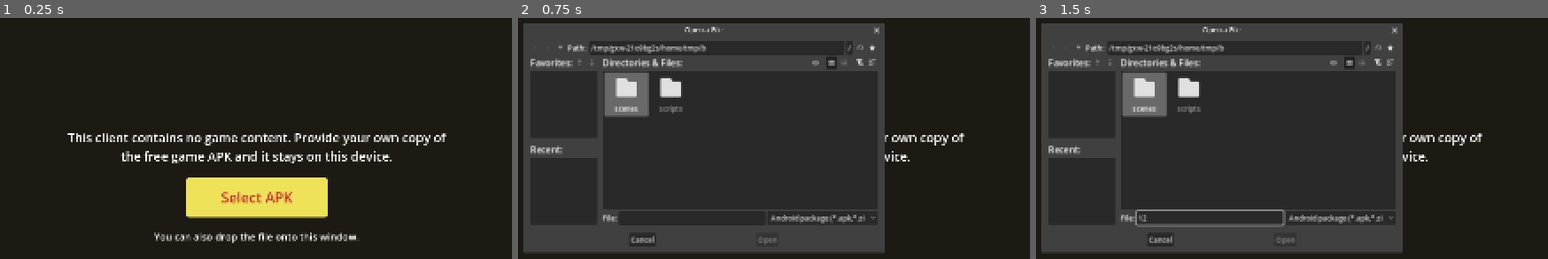
Above: before the commit, frames 1-3 (left to right).
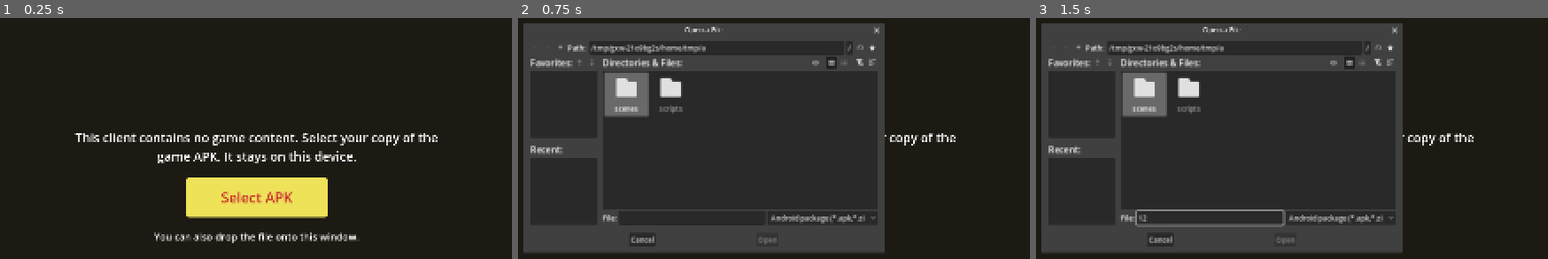
Above: after the commit, the same moments.

Repository: MorenoLand/Moreno.WeedFirm
Game: Godot game, scene res://scenes/main.tscn
The game is run twice, just before and just after one commit, with the same random seed, the same clock (stepped at 60 frames per second) and the same inputs.
Inputs (mouse positions are in pixels of both pictures, inside the frame that each line leads up to):
- Up to frame 1 (0.25 s): no input
- Up to frame 2 (0.75 s): click "Select APK" at 0.5 s
- Up to frame 3 (1.5 s): click (1210, 218) at 1.27 s; type "12" at 1.35 s

The runs differ from the first frame. In frame 1, 3.0% of the frame differs, in the area x 13-88%, y 47-61%; in frame 2, 0.5%; in frame 3, 0.5%.

Commit message:
Let the web build start from a locally built asset bundle; reword the loader text

Diff:
--- a/scripts/apk_loader.gd
+++ b/scripts/apk_loader.gd
@@ -271,3 +271,24 @@
 	for k in meta: put(k, meta[k])
 	zip.close()
 	return true
+func extract_zip(apk_path: String, zip_path: String) -> bool:
+	if not open_index(apk_path): return false
+	var pk := ZIPPacker.new()
+	if pk.open(zip_path) != OK: return false
+	for rel in files:
+		var data := read_bytes(rel)
+		pk.start_file(rel)
+		pk.write_file(data)
+		pk.close_file()
+		count += 1
+		if rel.ends_with(".png"):
+			var np: Variant = nine(data)
+			if np != null: patches[rel] = np
+	meta["ninepatch.json"] = patches
+	for k in meta:
+		pk.start_file(k)
+		pk.write_file(JSON.stringify(meta[k]).to_utf8_buffer())
+		pk.close_file()
+	pk.close()
+	zip.close()
+	return true
--- a/scripts/assets.gd
+++ b/scripts/assets.gd
@@ -12,11 +12,17 @@
 var _fonts := {}
 func _ready() -> void: reload()
 const APK_CFG := "user://apk_path.txt"
+const BUNDLE := "user://assets_bundle.zip"
 var src: ApkLoader = null
+var bundle: ZIPReader = null
 func reload() -> void:
 	src = null
+	bundle = null
 	base = "res://assets_extracted/"
 	if FileAccess.file_exists("user://assets_extracted/strings.json"): base = "user://assets_extracted/"
+	elif FileAccess.file_exists(BUNDLE):
+		var z := ZIPReader.new()
+		if z.open(BUNDLE) == OK and z.file_exists("strings.json"): bundle = z
 	elif FileAccess.file_exists(APK_CFG):
 		var l := ApkLoader.new()
 		if l.open_index(FileAccess.get_file_as_string(APK_CFG).strip_edges()): src = l
@@ -30,8 +36,12 @@
 	styles = jload("styles.json")
 	nine = jload("ninepatch.json")
 func ok() -> bool: return not strings.is_empty()
-func has(rel: String) -> bool: return src.has(rel) if src != null else FileAccess.file_exists(base + rel)
-func bytes_of(rel: String) -> PackedByteArray: return src.read_bytes(rel) if src != null else FileAccess.get_file_as_bytes(base + rel)
+func has(rel: String) -> bool:
+	if bundle != null: return bundle.file_exists(rel)
+	return src.has(rel) if src != null else FileAccess.file_exists(base + rel)
+func bytes_of(rel: String) -> PackedByteArray:
+	if bundle != null: return bundle.read_file(rel) if bundle.file_exists(rel) else PackedByteArray()
+	return src.read_bytes(rel) if src != null else FileAccess.get_file_as_bytes(base + rel)
 func use_apk(path: String) -> bool:
 	var l := ApkLoader.new()
 	if not l.open_index(path): return false
@@ -42,6 +52,9 @@
 	reload()
 	return ok()
 func jload(rel: String) -> Variant:
+	if bundle != null:
+		if not bundle.file_exists(rel): return {}
+		return JSON.parse_string(bundle.read_file(rel).get_string_from_utf8())
 	if src != null: return src.json(rel)
 	var t := FileAccess.get_file_as_string(base + rel)
 	return JSON.parse_string(t) if t != "" else {}
--- a/scripts/extract_cli.gd
+++ b/scripts/extract_cli.gd
@@ -2,11 +2,17 @@
 func _init() -> void:
 	var args := OS.get_cmdline_user_args()
 	if args.size() < 1:
-		print("usage: redot --headless --script scripts/extract_cli.gd -- <game.apk> [output dir]")
+		print("usage: redot --headless --script scripts/extract_cli.gd -- <game.apk> [output dir | bundle.zip]")
 		quit(1)
 		return
 	var l := ApkLoader.new()
+	var ok := false
+	if args.size() > 1 and args[1].ends_with(".zip"):
+		ok = l.extract_zip(args[0], args[1])
+		print("Bundled %d files into %s" % [l.count, args[1]] if ok else "Could not read the APK")
+		quit(0 if ok else 1)
+		return
 	if args.size() > 1: l.out = args[1].rstrip("/") + "/"
-	var ok := l.extract(args[0])
+	ok = l.extract(args[0])
 	print("Extracted %d files to %s" % [l.count, l.out] if ok else "Could not read the APK")
 	quit(0 if ok else 1)
--- a/scripts/loader.gd
+++ b/scripts/loader.gd
@@ -22,7 +22,7 @@
 	box.add_theme_constant_override("separation", 28)
 	center.add_child(box)
 	info = Label.new()
-	info.text = "This client contains no game content. Provide your own copy of the free game APK and it stays on this device."
+	info.text = "This client contains no game content. Select your copy of the game APK. It stays on this device."
 	info.autowrap_mode = TextServer.AUTOWRAP_WORD_SMART
 	info.add_theme_font_size_override("font_size", 28)
 	info.horizontal_alignment = HORIZONTAL_ALIGNMENT_CENTER
@@ -44,6 +44,7 @@
 	if OS.has_feature("web"):
 		cb = JavaScriptBridge.create_callback(web_loaded)
 		JavaScriptBridge.get_interface("window").wfCallback = cb
+		fetch_bundle()
 	else:
 		var hint := Label.new()
 		hint.text = "You can also drop the file onto this window."
@@ -64,6 +65,36 @@
 		await get_tree().create_timer(1.0).timeout
 		get_viewport().get_texture().get_image().save_png(shot)
 		get_tree().quit()
+var req: HTTPRequest
+func fetch_bundle() -> void:
+	var prompt := info.text
+	info.text = "Loading game data..."
+	btn.visible = false
+	req = HTTPRequest.new()
+	req.download_file = Assets.BUNDLE
+	add_child(req)
+	var url := str(JavaScriptBridge.eval("new URL('assets.zip', document.baseURI).href"))
+	if req.request(url) != OK:
+		info.text = prompt
+		btn.visible = true
+		return
+	var res: Array = await req.request_completed
+	var f := FileAccess.open(Assets.BUNDLE, FileAccess.READ)
+	var size := f.get_length() if f != null else 0
+	if f != null: f.close()
+	if res[1] == 200 and size > 1000000:
+		JavaScriptBridge.force_fs_sync()
+		Assets.reload()
+		if Assets.ok():
+			loaded.emit()
+			return
+	if FileAccess.file_exists(Assets.BUNDLE): DirAccess.remove_absolute(Assets.BUNDLE)
+	info.text = prompt
+	btn.visible = true
+func _process(_dt: float) -> void:
+	if req != null and is_instance_valid(req) and req.get_http_client_status() == HTTPClient.STATUS_BODY:
+		var tot := req.get_body_size()
+		if tot > 0: info.text = "Loading game data... %d%%" % int(100.0 * req.get_downloaded_bytes() / tot)
 func pick() -> void:
 	if busy: return
 	if OS.has_feature("web"): pick_web()
Not shown, changed: scripts/export_web.ps1
